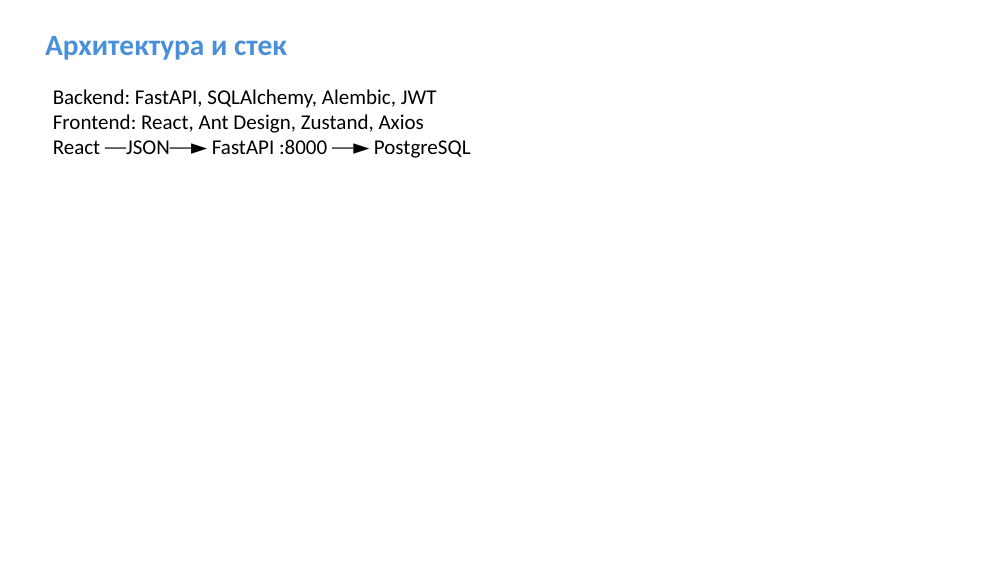
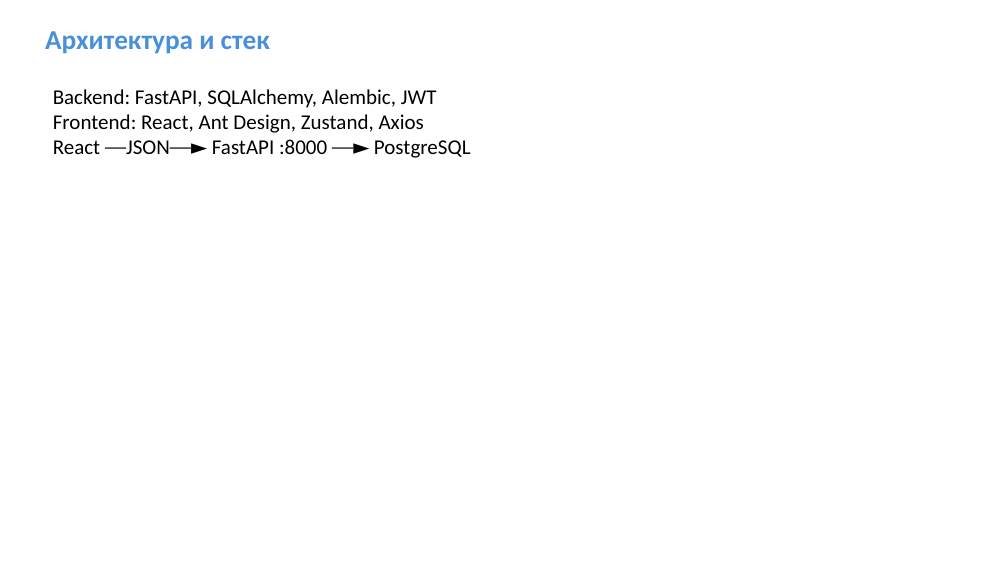
Before and after one commit to Sergei0319/ticktick-diplom, a slide deck: slide 3 of presentation/Презентация_TickTick_диплом.pptx. Drawn at 1008x567 pixels with LibreOffice and Linux fonts; fonts in the diff are those of the drawing. Boxes give left, top, right and bottom in pixels: in the first picture for what was removed or moved away, otherwise in the second. Text is boxed around its words. In the diff, an @@ line names an element or a change of style, - is before the commit and + after.

```diff
--- a/presentation/Презентация_TickTick_диплом.pptx
+++ b/presentation/Презентация_TickTick_диплом.pptx
@@ text "Архитектура и стек" at (45, 31, 270, 54): size 28 to 26 pt @@
```
Also in this commit, not shown: 7 other slides changed.
